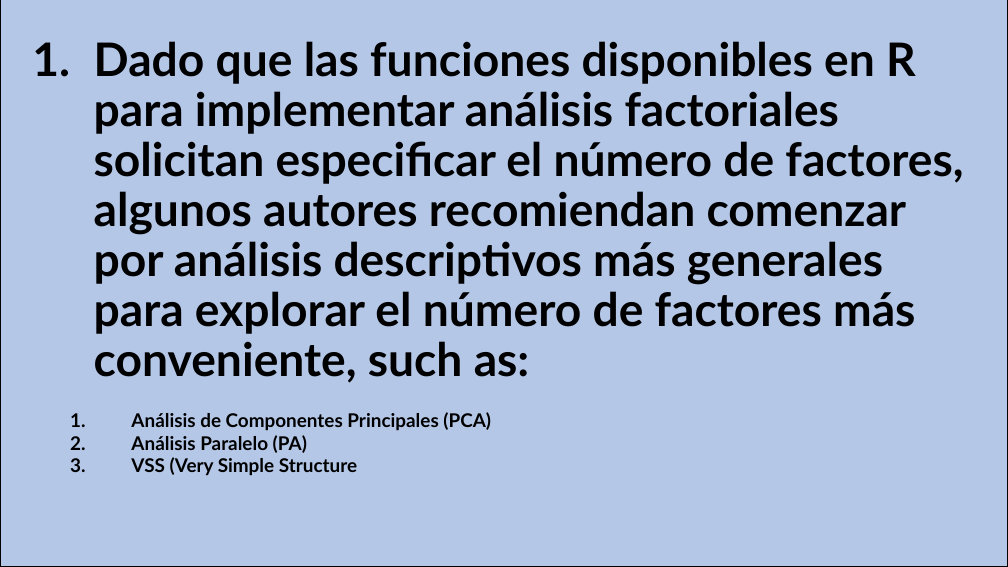
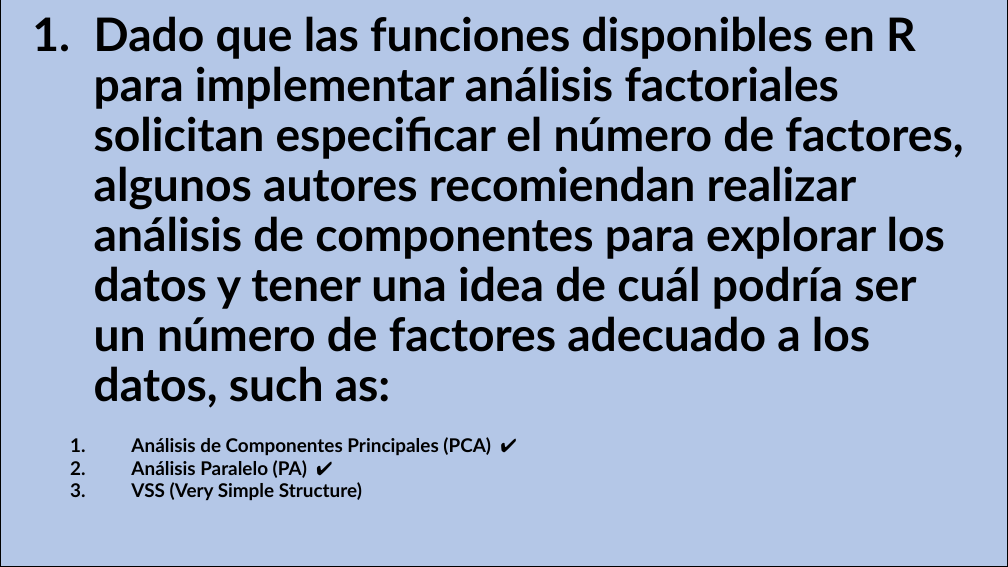
Before and after one commit to Adrifelcha/afchavez-019, a slide deck: slide 9 of RIMEDIE/Mat09_2015/Assessing the Model/Reporte_Resumen_Indices_TCT_AFC_AFE_MAT09.pptx (slide 8 before the commit). Drawn at 1008x567 pixels with LibreOffice and Linux fonts; fonts in the diff are those of the drawing. Boxes give left, top, right and bottom in pixels: in the first picture for what was removed or moved away, otherwise in the second. Text is boxed around its words. In the diff, an @@ line names an element or a change of style, - is before the commit and + after.

```diff
--- a/RIMEDIE/Mat09_2015/Assessing the Model/Reporte_Resumen_Indices_TCT_AFC_AFE_MAT09.pptx
+++ b/RIMEDIE/Mat09_2015/Assessing the Model/Reporte_Resumen_Indices_TCT_AFC_AFE_MAT09.pptx
@@ text at [94, 16, 963, 500]: text changed @@
-1. Dado que las funciones disponibles en R para implementar análisis factoriales solicitan especificar el número de factores, algunos autores recomiendan comenzar por análisis descriptivos más generales para explorar el número de factores más conveniente, such as:
-  1. Análisis de Componentes Principales (PCA)
-  2. Análisis Paralelo (PA)
-  3. VSS (Very Simple Structure
+1. Dado que las funciones disponibles en R para implementar análisis factoriales solicitan especificar el número de factores, algunos autores recomiendan realizar análisis de componentes para explorar los datos y tener una idea de cuál podría ser un número de factores adecuado a los datos, such as:
+  1. Análisis de Componentes Principales (PCA) ✔
+  2. Análisis Paralelo (PA) ✔
+  3. VSS (Very Simple Structure)
```
Also in this commit, not shown: 13 slides added, 4 slides removed, 4 other files.
